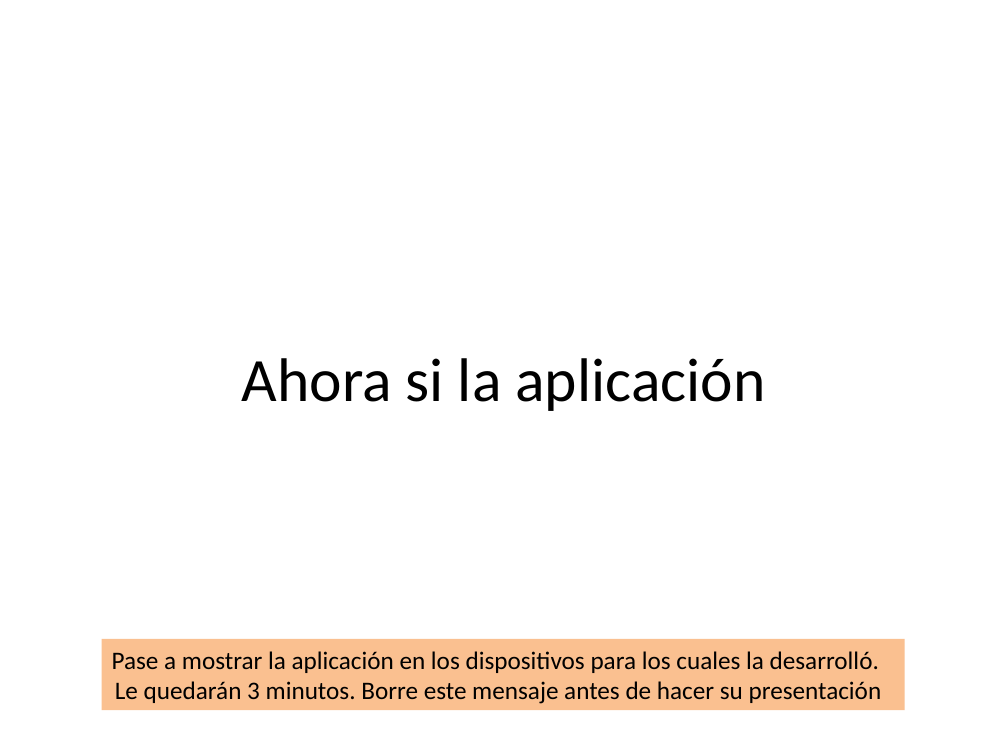
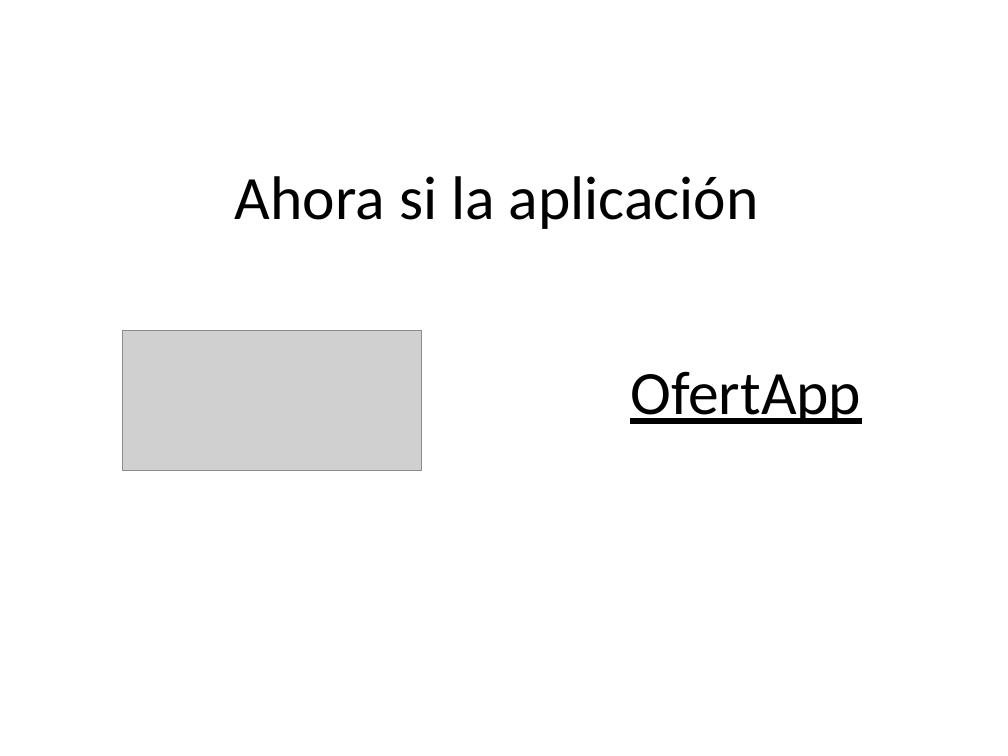
Before and after one commit to cristian4063/OfertaTrabajo, a slide deck: slide 4 of smartcities/themeforest-6705726-stroller-mobile-tablet-responsive-template/PresentacionOferta/OfertaEmpleo.pptx. Drawn at 1008x756 pixels with LibreOffice and Linux fonts; fonts in the diff are those of the drawing; grey boxes stand for pictures. Boxes give left, top, right and bottom in pixels: in the first picture for what was removed or moved away, otherwise in the second. Text is boxed around its words. In the diff, an @@ line names an element or a change of style, - is before the commit and + after.

Commit message:
Presentación 2

```diff
--- a/smartcities/themeforest-6705726-stroller-mobile-tablet-responsive-template/PresentacionOferta/OfertaEmpleo.pptx
+++ b/smartcities/themeforest-6705726-stroller-mobile-tablet-responsive-template/PresentacionOferta/OfertaEmpleo.pptx
@@ title "Ahora si la aplicación": place and size @@
-title "Ahora si la aplicación" at <box>242,358,765,411</box>
+title "Ahora si la aplicación" at <box>235,176,759,229</box>
@@ picture added at <box>123,331,421,471</box> @@
@@ text added at <box>630,371,861,424</box>, 44 pt, text #000000, underline @@
+OfertApp
@@ rectangle removed at <box>102,639,905,711</box> @@
-Pase a mostrar la aplicación en los dispositivos para los cuales la desarrolló.
-Le quedarán 3 minutos. Borre este mensaje antes de hacer su presentación
```
Also in this commit, not shown: 2 other slides changed, 2 slides added, 2 slides removed.
